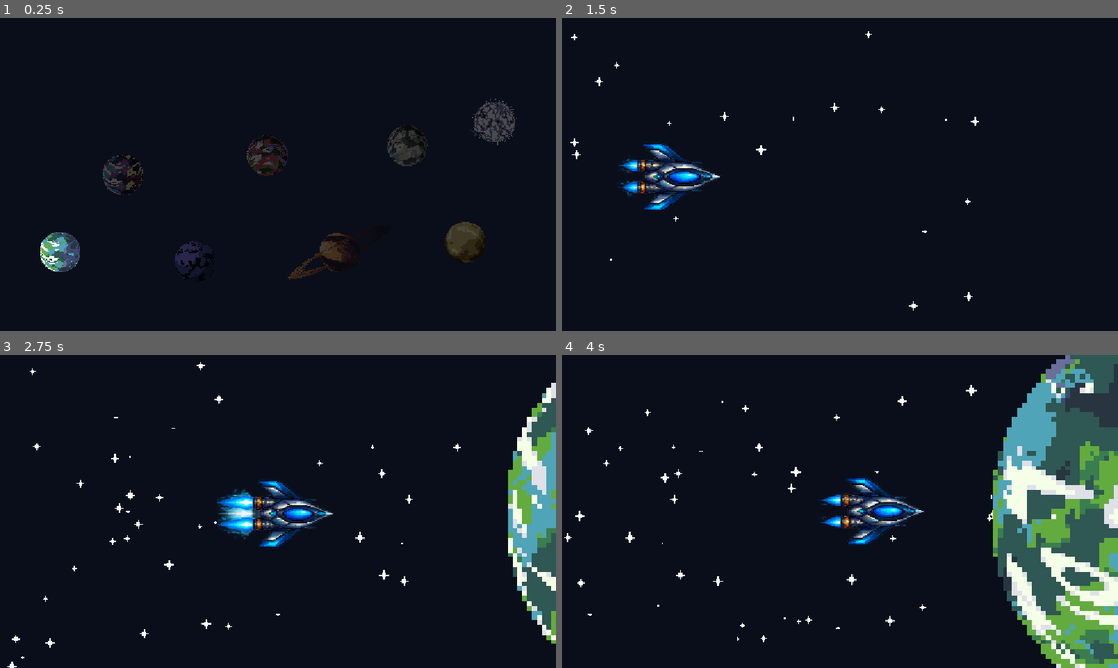
Above: before the commit, frames 1-4 (two rows, left to right).
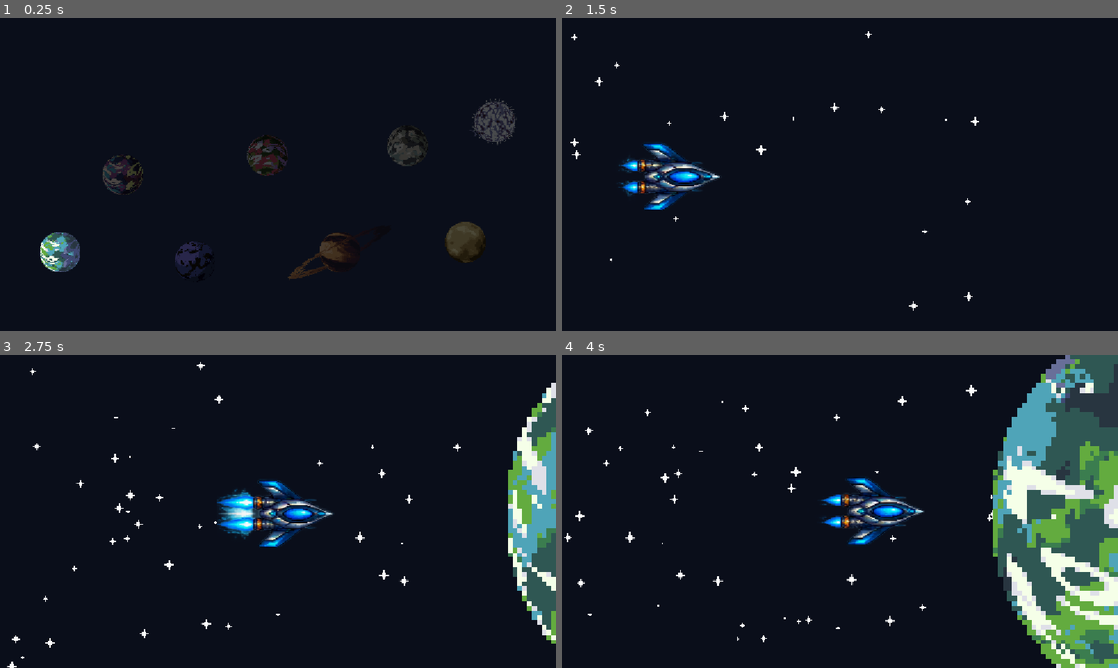
Above: after the commit, the same moments.

Repository: deiharis/codequest
Game: Godot game, scene res://scenes/main/Main.tscn
Two runs of this game, one before a commit and one after it. Both use one fixed random seed, a clock stepped at 60 frames per second and the inputs below.
Inputs (mouse positions are in pixels of both pictures, inside the frame that each line leads up to):
- Up to frame 1 (0.25 s): no input
- Up to frame 2 (1.5 s): click (623, 252) at 0.5 s
- Up to frame 3 (2.75 s): no input
- Up to frame 4 (4 s): no input

The runs differ from the first frame. In frame 1, 0.2% of the frame differs, in the area x 7-93%, y 25-84%; in frame 2, 0.2%; in frame 3, 0.2%; in frame 4, 0.2%, in the area x 1-78%, y 13-92%.

Commit message:
Fix Space Map background anchoring and revert viewport to 1152x648

Diff:
--- a/project.godot
+++ b/project.godot
@@ -31,7 +31,7 @@
 
 [rendering]
 
-textures/canvas_textures/default_texture_filter=0
 rendering_device/driver.windows="d3d12"
 renderer/rendering_method="gl_compatibility"
 renderer/rendering_method.mobile="gl_compatibility"
+environment/defaults/default_clear_color=Color(0.039215688, 0.05490196, 0.101960786, 1)
--- a/scenes/space_map/SpaceMap.tscn
+++ b/scenes/space_map/SpaceMap.tscn
@@ -9,8 +9,10 @@
 
 [node name="Background" type="ColorRect" parent="." unique_id=191599793]
 z_index = -10
-offset_right = 1152.0
-offset_bottom = 648.0
+anchors_preset = 15
+anchor_right = 1.0
+anchor_bottom = 1.0
+grow_horizontal = 2
+grow_vertical = 2
 mouse_filter = 2
 color = Color(0.039215688, 0.05490196, 0.101960786, 1)
-metadata/_edit_use_anchors_ = true
--- a/scenes/travel/RocketTravel.tscn
+++ b/scenes/travel/RocketTravel.tscn
@@ -228,6 +228,7 @@
 frame_progress = 0.18334766
 
 [node name="DestinationPlanet" type="AnimatedSprite2D" parent="." unique_id=1238456628]
+texture_filter = 1
 scale = Vector2(10, 10)
 
 [node name="TravelTimer" type="Timer" parent="." unique_id=107643659]
Not shown, added: docs/DECISIONS.md
